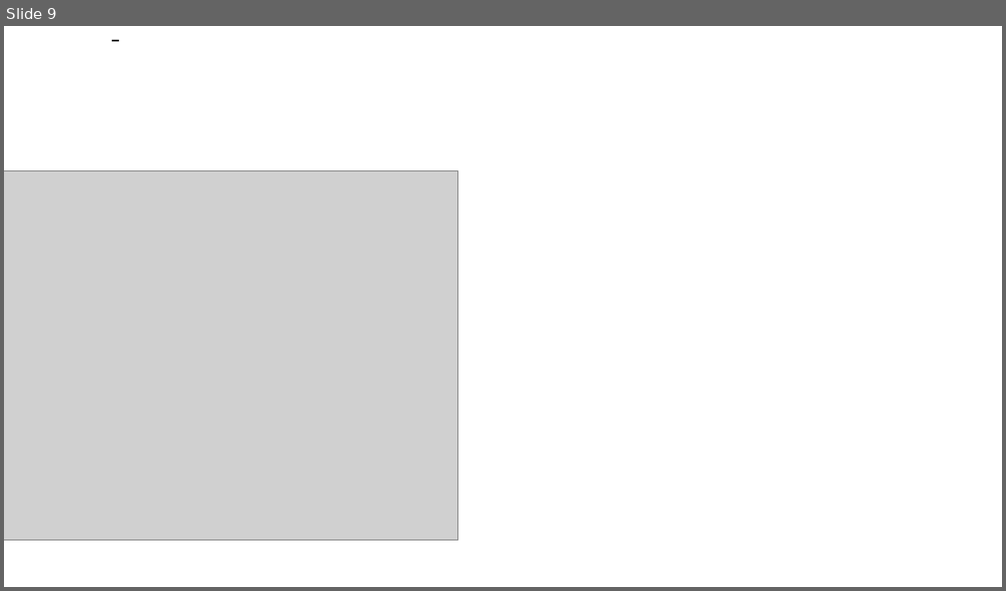
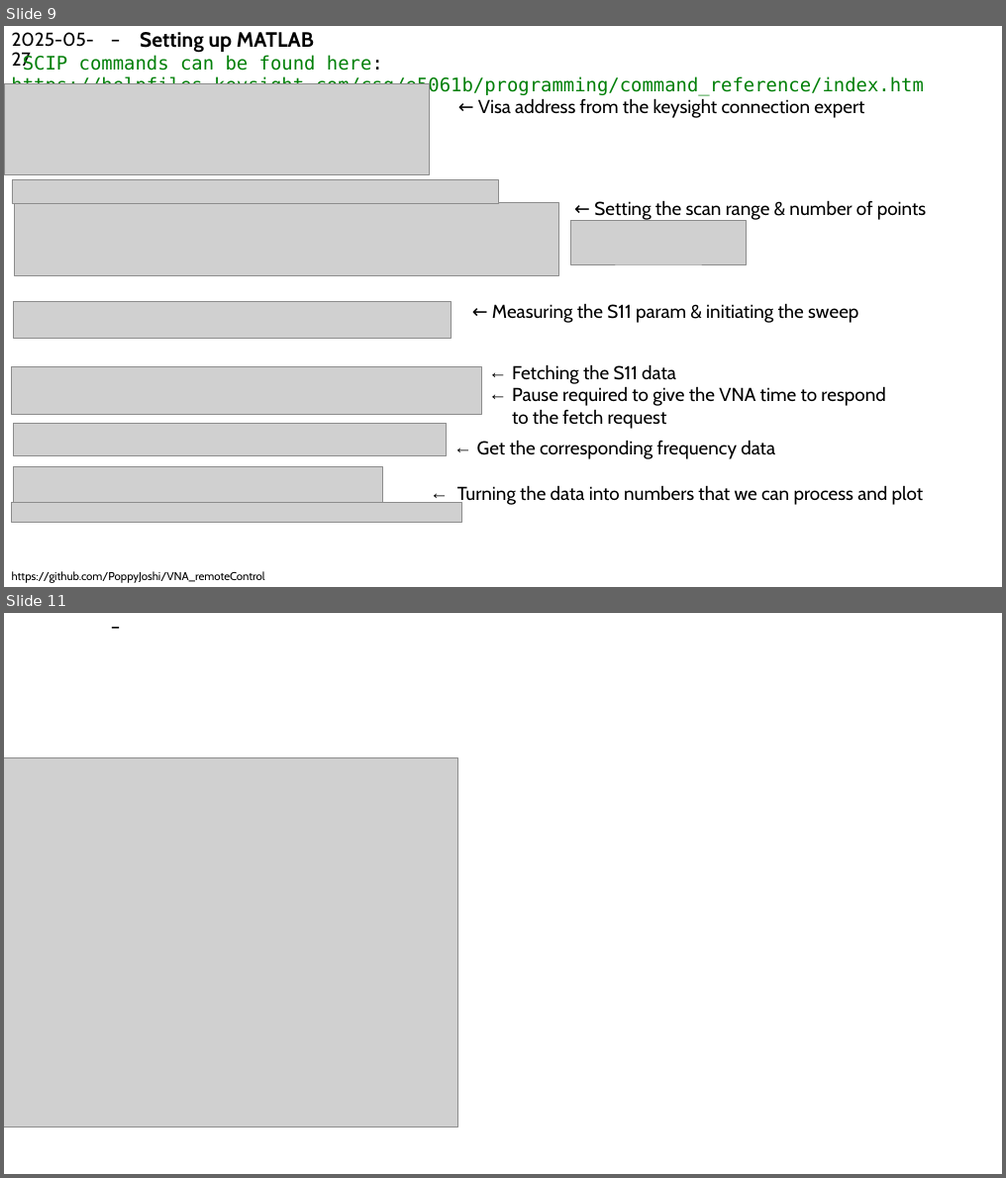
Before and after one commit to PoppyJoshi/VNA_remoteControl, a slide deck: Impedance measurements notes.pptx. Shown one above the other, each under a label of ours: slide 9 before the commit, slides 9 and 11 after it; the slides between them are not shown. The pictures are 1006x591 and 1006x1178 pixels, drawn with LibreOffice and Linux fonts; fonts in the diff are those of the drawing; grey boxes stand for pictures. Boxes give left, top, right and bottom in pixels: in the first picture for what was removed or moved away, otherwise in the second. Text is boxed around its words. In the diff, an @@ line names an element or a change of style, - is before the commit and + after.

```diff
--- a/Impedance measurements notes.pptx
+++ b/Impedance measurements notes.pptx
@@ slide 9 added at <box>4,26,1002,587</box>, background #FFFFFF; not listed: 1 template element that a slide beside it also shows @@
@@ text added at <box>11,55,924,96</box>, 18 pt, text #028009 @@
+SCIP commands can be found here: https://helpfiles.keysight.com/csg/e5061b/programming/command_reference/index.htm
@@ text added at <box>12,32,94,71</box>, 18 pt, text #000000 @@
+2025-05-27
@@ text added at <box>140,32,314,53</box>, 20 pt, text #000000, bold @@
+Setting up MATLAB
@@ picture added at <box>4,83,430,174</box> @@
@@ text added at <box>478,98,864,118</box>, 18 pt, text #000000 @@
+← Visa address from the keysight connection expert
@@ picture added at <box>12,180,499,203</box> @@
@@ picture added at <box>15,202,558,275</box> @@
@@ text added at <box>594,200,926,220</box>, 18 pt, text #000000 @@
+← Setting the scan range & number of points
@@ picture added at <box>570,221,746,265</box> @@
@@ picture added at <box>14,302,450,338</box> @@
@@ text added at <box>492,303,858,323</box>, 18 pt, text #000000 @@
+← Measuring the S11 param & initiating the sweep
@@ picture added at <box>12,367,481,415</box> @@
@@ text added at <box>512,365,885,429</box>, 18 pt, text #000000 @@
+← Fetching the S11 data
+← Pause required to give the VNA time to respond to the fetch request
@@ picture added at <box>14,423,447,457</box> @@
@@ text added at <box>477,440,775,460</box>, 18 pt, text #000000 @@
+← Get the corresponding frequency data
@@ picture added at <box>14,468,383,506</box> @@
@@ text added at <box>457,485,924,506</box>, 18 pt, text #000000 @@
+← Turning the data into numbers that we can process and plot
@@ picture added at <box>12,502,461,522</box> @@
@@ text added at <box>12,571,265,583</box>, 10.8 pt, text #000000 @@
+https://github.com/PoppyJoshi/VNA_remoteControl
@@ what was slide 9 is now slide 11 @@
```
Also in this commit, not shown: 1 slide changed, 1 other slide added, 5 other files.
